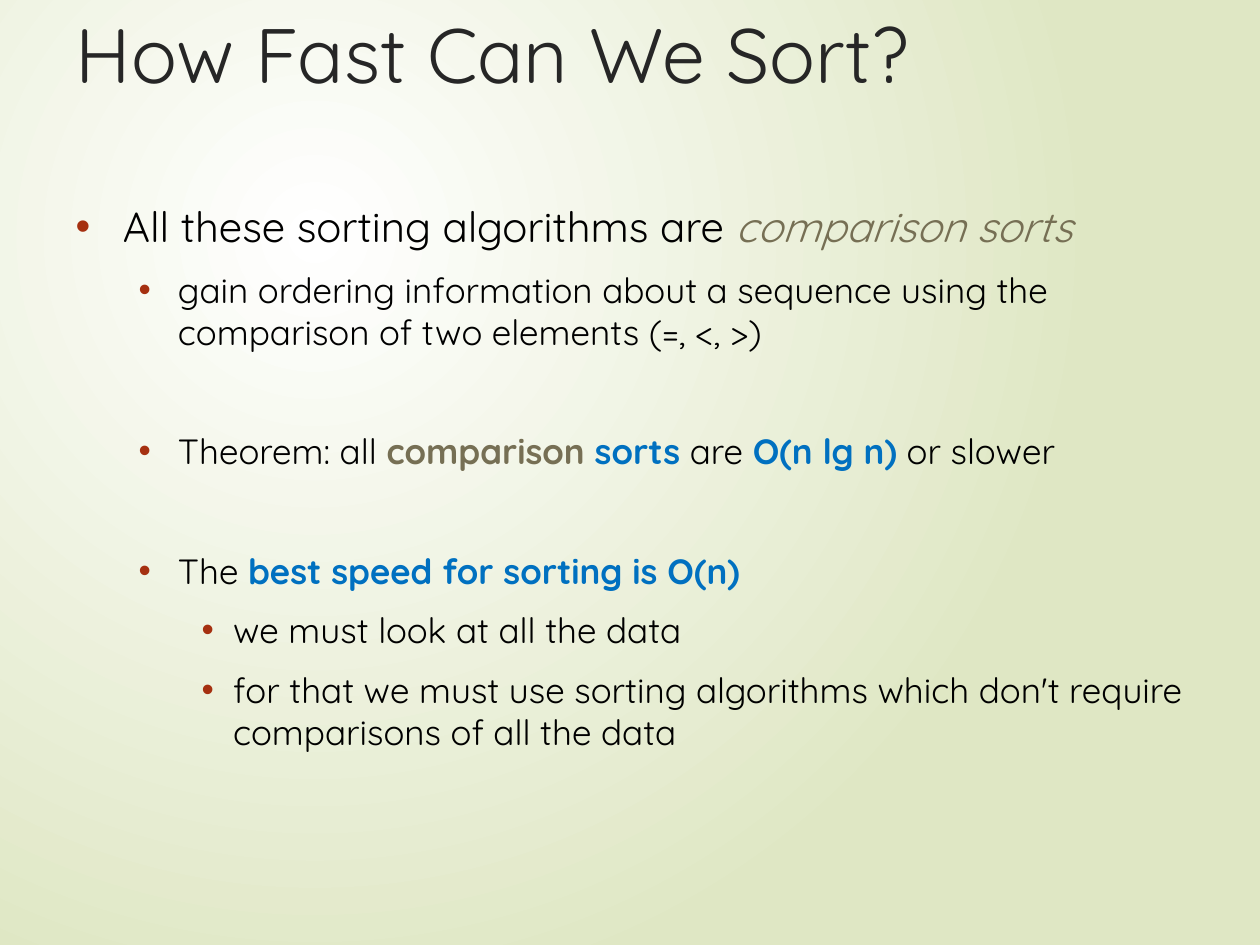
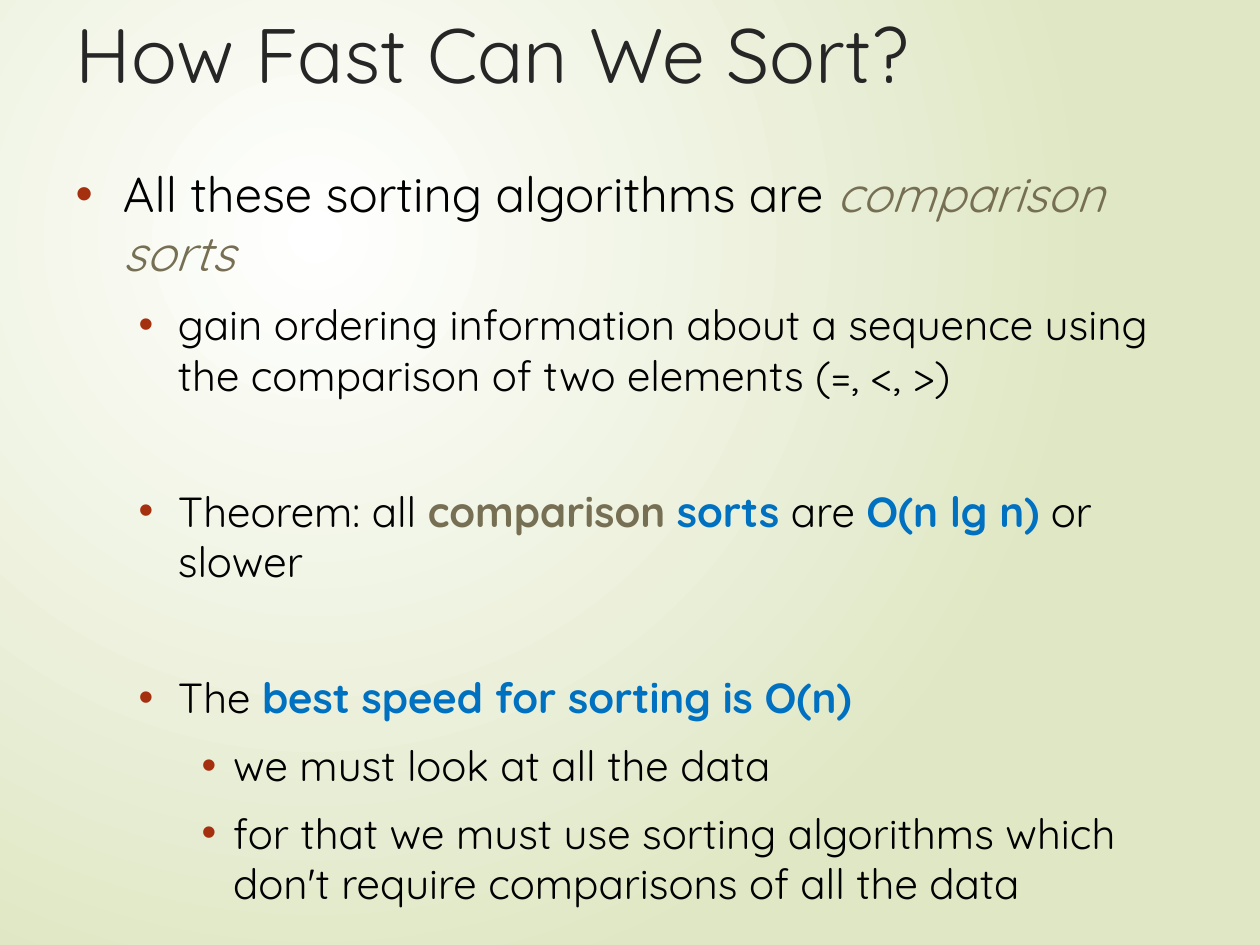
Before and after one commit to FurkanGozukara/CSE214_2018, a slide deck: slide 6 of Lecture Slides/06-Linearsorting.pptx. Drawn at 1260x945 pixels with LibreOffice and Linux fonts; fonts in the diff are those of the drawing. Boxes give left, top, right and bottom in pixels: in the first picture for what was removed or moved away, otherwise in the second. Text is boxed around its words. In the diff, an @@ line names an element or a change of style, - is before the commit and + after.

```diff
--- a/Lecture Slides/06-Linearsorting.pptx
+++ b/Lecture Slides/06-Linearsorting.pptx
@@ text "All these sorting algorithms are ...": place and size @@
-text "All these sorting algorithms are ..." at (123,211,1182,752)
+text "All these sorting algorithms are ..." at (123,175,1148,908)
@@ text "All these sorting algorithms are ..." at (123,175,1148,908): size 24 to 28 pt in "All these sorting algorithms are comparison sorts"; size 20 to 24 pt in "gain ordering information about a sequence using ...", "Theorem: all comparison sorts are O(n lg ...", "The best speed for sorting is O(n)", "we must look at all the data" and 1 more places @@
```
Also in this commit, not shown: 8 other slides changed, 1 slide added, 2 slides removed, 10 other files.
